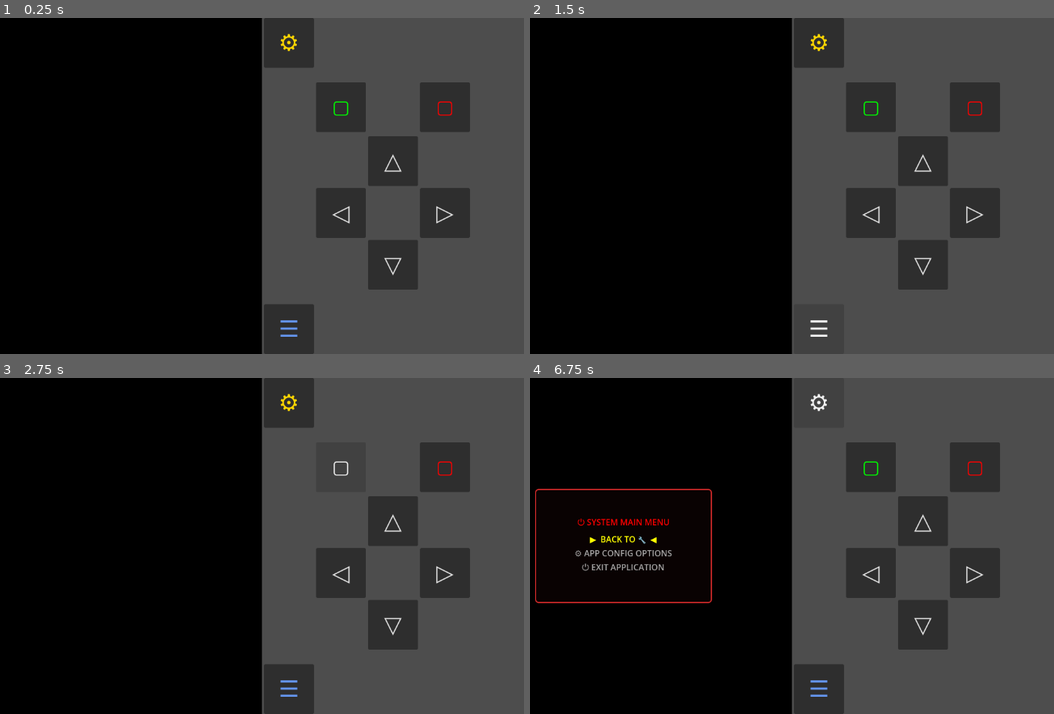
Above: before the commit, frames 1-4 (two rows, left to right).
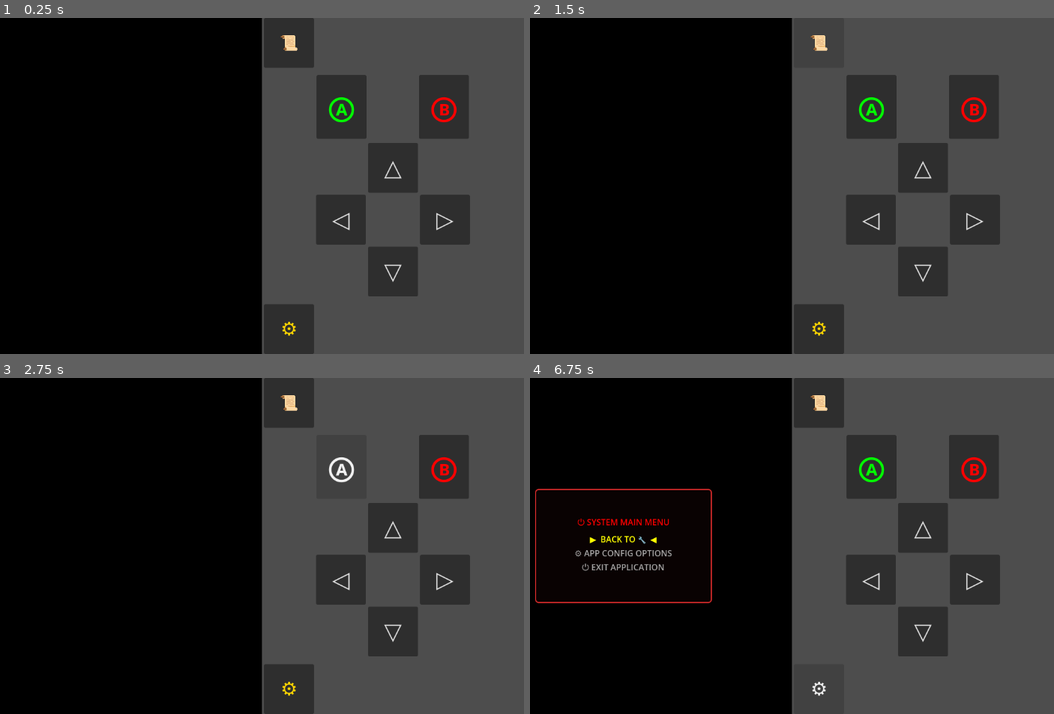
Above: after the commit, the same moments.

Repository: ocybin-solo/TATOOL
Game: Godot game, scene res://main.tscn
Same seed, same stepped clock (60 frames per second), same inputs: the game is played once before the commit and once after it.
Inputs:
- Up to frame 1 (0.25 s): no input
- Up to frame 2 (1.5 s): click "⚙" at 0.5 s; click "☰" (after the commit: "📜") at 1.25 s
- Up to frame 3 (2.75 s): click "▢" (after the commit: "Ⓐ") at 2 s
- Up to frame 4 (6.75 s): click "▢" (after the commit: "Ⓑ") at 2.75 s; click "△" at 3.5 s; click "◁" at 4.25 s; click "▷" at 5 s; click "▽" at 5.75 s; click "⚙" at 6.5 s

The runs differ from the first frame. In frame 1, 3.3% of the frame differs, in the area x 53-90%, y 4-95%; in frame 2, 3.3%; in frame 3, 2.9%; in frame 4, 3.3%.

Commit message:
Cool beans
Some of the shader effects from pass two also work in pass 3, because the effects in pass two can be stacked together and distort them, we can add things like fisheye or a wave over the top of everything..
Also, I nailed down the layout of the buttons

Diff:
--- a/DynamicUI.gd
+++ b/DynamicUI.gd
@@ -94,23 +94,23 @@
 
 	# A Button (✔ ACCEPT)
 	btn_channel = Button.new()
-	btn_channel.text = "▢"
+	btn_channel.text = "Ⓐ"
 	btn_channel.custom_minimum_size = Vector2(96, 96)
-	btn_channel.add_theme_font_size_override("font_size", 36)
+	btn_channel.add_theme_font_size_override("font_size", 56)
 	btn_channel.add_theme_color_override("font_color", Color.GREEN)
 	btn_channel.pressed.connect(_on_action_button_a) # Wired to Accept logic
 	action_row.add_child(btn_channel)
 
 	# Perfect visual axis alignment gap matching the structural width of the D-pad cross center
 	var button_gap = Control.new()
-	button_gap.custom_minimum_size = Vector2(96, 0)
+	button_gap.custom_minimum_size = Vector2(93, 0)
 	action_row.add_child(button_gap)
 
 	# B Button (❌ BACK)
 	btn_sens_left = Button.new()
-	btn_sens_left.text = "▢"
+	btn_sens_left.text = "Ⓑ"
 	btn_sens_left.custom_minimum_size = Vector2(96, 96)
-	btn_sens_left.add_theme_font_size_override("font_size", 36)
+	btn_sens_left.add_theme_font_size_override("font_size", 56)
 	btn_sens_left.add_theme_color_override("font_color", Color.RED)
 	btn_sens_left.pressed.connect(_on_action_button_b) # Wired to Exit/Back logic
 	action_row.add_child(btn_sens_left)
@@ -122,7 +122,7 @@
 
 	# PUSH DPAD DOWN: Increased vertical separation gap between rows
 	var vertical_spacer = Control.new()
-	vertical_spacer.custom_minimum_size = Vector2(0, 0)
+	vertical_spacer.custom_minimum_size = Vector2(-10, 0)
 	chassis_stack.add_child(vertical_spacer)
 
 	# LOW ROW: Singular 3x3 D-Pad Cross Grid
--- a/MainManager.gd
+++ b/MainManager.gd
@@ -219,32 +219,33 @@
 	utility_trench.alignment = BoxContainer.ALIGNMENT_CENTER
 	landscape_root.add_child(utility_trench)
 
-	# 🌟 PWR Button on TOP
+
+	# 🌟 OPT Button on BOTTOM
+	btn_select_pass = Button.new()
+	btn_select_pass.text = "📜\n"
+	btn_select_pass.custom_minimum_size = Vector2(96, 96)
+	btn_select_pass.size_flags_vertical = Control.SIZE_SHRINK_END
+	btn_select_pass.add_theme_color_override("font_color", Color.CORNFLOWER_BLUE)
+	btn_select_pass.add_theme_font_size_override("font_size", 36)
+	# 🌟 WIRE RE-CONNECTED: Link OPT button to its handler method
+	btn_select_pass.pressed.connect(_on_select_pass_button_pressed)
+	utility_trench.add_child(btn_select_pass)
+	# Flexible expanding spacer between the two elements
+	var util_spacer = Control.new()
+	util_spacer.size_flags_vertical = Control.SIZE_EXPAND_FILL
+	utility_trench.add_child(util_spacer)
+		# 🌟 PWR Button on TOP
 	btn_shader_menu = Button.new()
 	btn_shader_menu.text = "⚙\n"
 	btn_shader_menu.custom_minimum_size = Vector2(96, 96)
 	btn_shader_menu.size_flags_vertical = Control.SIZE_SHRINK_BEGIN
 	btn_shader_menu.add_theme_color_override("font_color", Color.GOLD)
-	btn_shader_menu.add_theme_font_size_override("font_size", 44)
+	btn_shader_menu.add_theme_font_size_override("font_size", 36)
 	# 🌟 WIRE RE-CONNECTED: Link PWR button to its handler method
 	btn_shader_menu.pressed.connect(_on_shader_menu_button_pressed)
 	utility_trench.add_child(btn_shader_menu)
 
-	# Flexible expanding spacer between the two elements
-	var util_spacer = Control.new()
-	util_spacer.size_flags_vertical = Control.SIZE_EXPAND_FILL
-	utility_trench.add_child(util_spacer)
-
-	# 🌟 OPT Button on BOTTOM
-	btn_select_pass = Button.new()
-	btn_select_pass.text = "☰\n"
-	btn_select_pass.custom_minimum_size = Vector2(96, 96)
-	btn_select_pass.size_flags_vertical = Control.SIZE_SHRINK_END
-	btn_select_pass.add_theme_color_override("font_color", Color.CORNFLOWER_BLUE)
-	btn_select_pass.add_theme_font_size_override("font_size", 44)
-	# 🌟 WIRE RE-CONNECTED: Link OPT button to its handler method
-	btn_select_pass.pressed.connect(_on_select_pass_button_pressed)
-	utility_trench.add_child(btn_select_pass)
+
 
 	# RIGHT SIDE CONSOLE CONTROL CHASSIS
 	control_panel = load("res://DynamicUI.gd").new()
--- a/ShaderLibrary.gd
+++ b/ShaderLibrary.gd
@@ -136,16 +136,28 @@
 func _template_globals(pass_index: int) -> String:
 	match pass_index:
 		PASS_PATTERN:
-			return "uniform float u_rotation_speed = 0.0; // @label Rotation Speed | @min -2 | @max 2 | @sens 0.05 | @global"
+			var g1: String = "uniform float u_global_zoom = 1.0; // @label Master Pattern Scale | @min 0.2 | @max 5.0 | @sens 0.05 | @global\n"
+			g1 += "uniform vec2 u_global_offset = vec2(0.0, 0.0); // @label Master Pan | @min -2.0 | @max 2.0 | @sens 0.01 | @global\n"
+			g1 += "uniform float u_rotation_speed = 0.0; // @label Rotation Speed | @min -2 | @max 2 | @sens 0.05 | @global"
+			return g1
+		PASS_WARP:
+			var g2: String = "uniform float u_warp_master_mix = 1.0; // @label Warp Dry/Wet Mix | @min 0.0 | @max 1.0 | @sens 0.01 | @global\n"
+			g2 += "uniform float u_global_speed_mod = 1.0; // @label Master Animation Speed | @min 0.0 | @max 3.0 | @sens 0.05 | @global"
+			return g2
+		PASS_FILTER:
+			var g3: String = "uniform float u_master_brightness = 1.0; // @label Master Brightness | @min 0.5 | @max 2.0 | @sens 0.02 | @global\n"
+			g3 += "uniform float u_master_saturation = 1.0; // @label Master Saturation | @min 0.0 | @max 2.0 | @sens 0.02 | @global\n"
+			g3 += "uniform float u_master_rotation = 0.0; // @label Master Canvas Spin | @min -3.1416 | @max 3.1416 | @sens 0.05 | @global"
+			return g3
 	return ""
-
 
 func _pass_fragment(pass_index: int, ids: Array) -> String:
 	var f: String = ""
 	match pass_index:
 		PASS_PATTERN:
 			f += "void fragment() {\n"
-			f += "\tvec2 uv = UV - 0.5;\n"
+			f += "\t// Apply universal Pan and Zoom globals to space first\n"
+			f += "\tvec2 uv = (UV - 0.5) * u_global_zoom + u_global_offset;\n"
 			f += "\tfloat ang = u_time * u_rotation_speed;\n"
 			f += "\tuv = vec2(cos(ang) * uv.x - sin(ang) * uv.y, sin(ang) * uv.x + cos(ang) * uv.y) + 0.5;\n"
 			if ids.is_empty():
@@ -153,24 +165,46 @@
 			else:
 				f += "\tCOLOR = fx_%s(uv);\n" % ids[0]
 			f += "}\n"
+
 		PASS_WARP:
 			f += "vec2 tatool_mirror(vec2 x) {\n"
 			f += "\treturn abs(mod(x + 1.0, 2.0) - 1.0);\n"
 			f += "}\n\n"
 			f += "void fragment() {\n"
+			f += "\tvec2 original_uv = UV;\n"
 			f += "\tvec2 uv = UV;\n"
 			for id in ids:
 				f += "\tuv = fx_%s(uv);\n" % id
-			f += "\tCOLOR = texture(u_pattern_texture, tatool_mirror(uv));\n"
+			f += "\t// Globally blend between unwarped and warped space based on Dry/Wet knob\n"
+			f += "\tvec2 final_uv = mix(original_uv, uv, u_warp_master_mix);\n"
+			f += "\tCOLOR = texture(u_pattern_texture, tatool_mirror(final_uv));\n"
 			f += "}\n"
-		_:
+
+		PASS_FILTER, _:
 			f += "void fragment() {\n"
+			f += "\t// Universal Master Rotation for the entire incoming viewport\n"
+			f += "\tvec2 rotated_uv = UV - 0.5;\n"
+			f += "\tfloat master_ang = u_master_rotation;\n"
+			f += "\trotated_uv = vec2(cos(master_ang) * rotated_uv.x - sin(master_ang) * rotated_uv.y, sin(master_ang) * rotated_uv.x + cos(master_ang) * rotated_uv.y) + 0.5;\n"
+			f += "\t\n"
+			f += "\tvec4 scene_color;\n"
 			if ids.is_empty():
-				f += "\tCOLOR = texture(u_warped_texture, UV);\n"
+				f += "\tscene_color = texture(u_warped_texture, rotated_uv);\n"
 			else:
-				f += "\tCOLOR = fx_%s(UV);\n" % ids[0]
+				f += "\tscene_color = fx_%s(rotated_uv);\n" % ids
+
+			f += "\t// Apply Master Brightness Global override\n"
+			f += "\tscene_color.rgb *= u_master_brightness;\n"
+			f += "\t\n"
+			f += "\t// Calculate grayscale luminance for Saturation Global blend\n"
+			f += "\tfloat luma = dot(scene_color.rgb, vec3(0.299, 0.587, 0.114));\n"
+			f += "\tscene_color.rgb = mix(vec3(luma), scene_color.rgb, u_master_saturation);\n"
+			f += "\t\n"
+			f += "\tCOLOR = scene_color;\n"
 			f += "}\n"
+
 	return f
+
 
 
 func _rename_word(text: String, from_name: String, to_name: String) -> String:
@@ -407,6 +441,37 @@
 	_register("halftone_dots", PASS_FILTER, "🎨 HALFTONE DOT MATRIX", SRC_HALFTONE_DOTS, false)
 	_register("ascii_art", PASS_FILTER, "📟 ASCII CHARACTER TERMINAL", SRC_ASCII_ART, false)
 	_register("oil_painting", PASS_FILTER, "🖌️ OIL PAINTING CANVAS", SRC_OIL_PAINTING, false)
+	_register("p3_fisheye_bulb", PASS_FILTER, "FISHEYE BULB LENS", SRC_FISHEYE_BULB, true)
+
+
+
+const SRC_P3_FISHEYE_BULB: String = """
+uniform vec2 u_lens_center = vec2(0.5, 0.5); // @label Bulb Center | @min 0.0 | @max 1.0 | @sens 0.01
+uniform float u_lens_radius = 0.5; // @label Bulb Radius | @min 0.1 | @max 1.5 | @sens 0.02
+uniform float u_lens_power = 1.5; // @label Pinch Intensity | @min 0.1 | @max 4.0 | @sens 0.05
+
+vec2 fx_fisheye_bulb(vec2 uv) {
+	// Calculate the distance vector from the pixel to the center of our bulb lens
+	vec2 p = uv - u_lens_center;
+	float d = length(p);
+
+	// Check if the current pixel coordinate falls within our lens bubble radius
+	if (d < u_lens_radius) {
+		// Normalize the coordinate space relative to the radius of the bulb
+		float norm_d = d / u_lens_radius;
+
+		// Run a non-linear exponential warp factor on the normalized radius
+		float warp = pow(norm_d, u_lens_power);
+
+		// Rescale the vector from the center based on the magnification power curve
+		return u_lens_center + normalize(p) * warp * u_lens_radius;
+	}
+
+	// If outside the lens boundary, leave the coordinate tracking flat and untouched
+	return uv;
+}
+"""
+
 
 const SRC_OIL_PAINTING: String = """
 uniform float u_brush_radius = 4.0; // @label Brush Stroke Size | @min 1.0 | @max 8.0 | @sens 0.5
@@ -2107,17 +2172,28 @@
 uniform float u_edge_threshold = 0.15; // @label Edge Threshold | @min 0 | @max 1 | @sens 0.01
 uniform float u_glow_intensity = 2.5; // @label Glow Intensity | @min 0 | @max 8 | @sens 0.1
 uniform vec2 u_step_offset = vec2(0.003, 0.003); // @label Step Offset | @min 0.0005 | @max 0.02 | @sens 0.0005
+uniform float u_cel_bands = 5.0; // @label Cel Shade Bands | @min 2.0 | @max 12.0 | @sens 1.0
+
+vec3 quantize_cel(vec3 color, float bands) {
+	return floor(color * bands) / bands;
+}
 
 vec4 fx_edge_glow(vec2 uv) {
 	vec4 center_color = texture(u_warped_texture, uv);
 	float c = (center_color.r + center_color.g + center_color.b) / 3.0;
+
 	float left = texture(u_warped_texture, uv - vec2(u_step_offset.x, 0.0)).g;
 	float right = texture(u_warped_texture, uv + vec2(u_step_offset.x, 0.0)).g;
 	float up = texture(u_warped_texture, uv - vec2(0.0, u_step_offset.y)).g;
 	float down = texture(u_warped_texture, uv + vec2(0.0, u_step_offset.y)).g;
+
 	float edge_delta = abs(c - left) + abs(c - right) + abs(c - up) + abs(c - down);
 	float edge_mask = smoothstep(u_edge_threshold, u_edge_threshold + 0.1, edge_delta);
 	vec3 glowing_borders = center_color.rgb * edge_mask * u_glow_intensity;
-	return vec4(center_color.rgb + glowing_borders, center_color.a);
-}
-"""
+
+	vec3 raw_composite = center_color.rgb + glowing_borders;
+	vec3 cel_shaded = quantize_cel(raw_composite, u_cel_bands);
+
+	return vec4(cel_shaded, center_color.a);
+}
+"""
